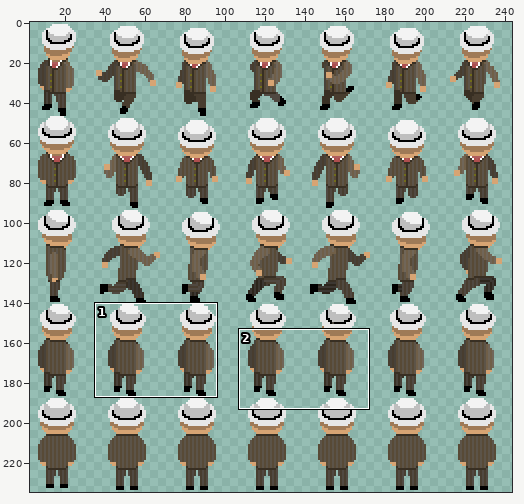
Sprite sheet, stored at resources/images/player_sheet.png. The first picture is a wide view before the edit; the outline marks the close-up.
Close-up. Before the commit:
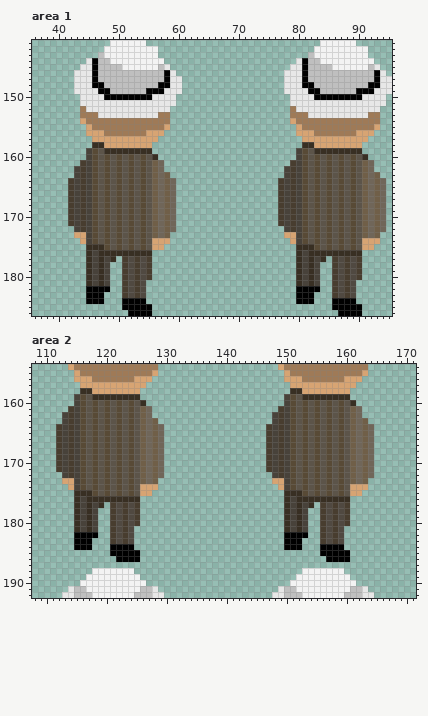
The file is 245x235 pixels. Colours within 5 levels of each other are drawn and written as one. Shown: area 1: x 36..95, y 141..186; area 2: x 108..171, y 154..192. The wide view leaves out empty margins. The commit also changed other parts of the picture, which this record leaves out.
New version:
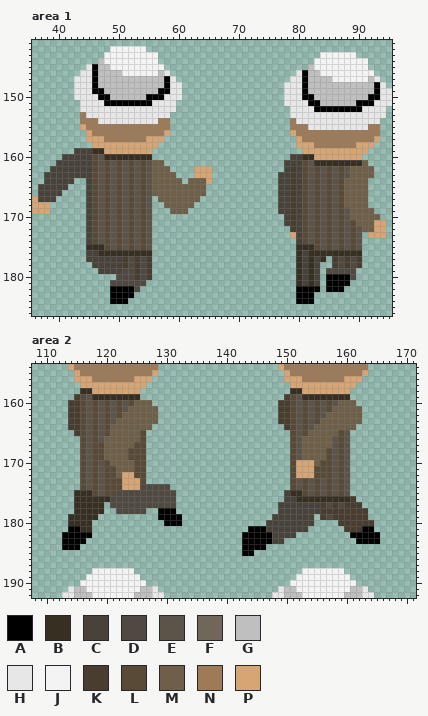
Palette (. is transparent): A #000000  B #382f23  C #48423a  D #504941  E #5c5449  F #706659  G #bfbfbf  H #e7e7e7  J #f3f3f3  K #483d2f  L #584a36  M #705f48  N #9f7a57  P #d7a473
Changes in this commit:
Changed rows in their new state; - is an unchanged pixel.
Area 1:
first column x 36:
141 -------------......-----------------------------......------
142 ------------.------..--------------------------.........----
143 -----------.----------------------------------..------..----
144 ---------..-J--------.----------------------...J--------.---
145 --------.----JJ------J.--------------------...-JJJ------..--
146 -------.-------JJJJJJ-H.------------------..----JJJJJJJJJ..-
147 ------------------------.-----------------.-------JJJJJJ-H..
148 -----------G---------G------------------------G---------G--.
149 ----------A-G------GG-A----------------------AGG------GGGA--
150 -------H---A-GGGGGG-AA--H-----------------H--AAGGGGGGGGGAA-H
151 ------------AAAAAAAA----------------------H---AAGGGGGGAAA--H
152 --------H--------------H-------------------H---AAAAAAAA---H-
153 ---------HH----------HH--------------------HHH----------HHH-
154 --------N--HHHHHHHHHH----------------------NHHHHHHHHHHHHHH--
155 --------PN------------N--------------------NN-HHHHHHHHHH-N--
156 ----------NN-------NNNP--------------------PNNN-------NNNN--
157 ---------P--NNNNNNN--P----------------------PNNNNNNNNNNNNP--
158 ----------PP--------P-----------------------PPPNNNNNNN-PP---
159 -------CC-BBPPPPPPPP------------------------.PPPPPPPPPPP----
160 -----CCCC---BBBBBBBB.----------------------C-BBPPPPPPPP.----
161 ----CCCCC------------M--------------------CC---BBBBBBBB-.---
162 ---CCCC-C------------MM----PPP-----------------------MM-M---
163 --CCCCC-C------------M-M---PPP-----------C-----------MM-M.--
164 --CCCCC..------------M-MM-MMMP-----------C----------MMM-...-
165 -CCCCC...------------M-MMMMMM------------C----------MMM-...-
166 -CCCC-...------------M-MMMMMM------------C----------MMM-...-
167 PCCC--...-----------.M-MMMMM-------------C----------MMM-...-
168 PPP---...-----------..-MMMM--------------C----------MMM-...-
169 PPP---...-----------...MMM---------------C-----------MM-M..-
170 ------...-----------....-----------------.-----------MM-M-.-
171 ------...-----------....-----------------.------------M-MPP-
172 -------..-----------....------------------.-------------MPP-
173 -------..-----------...-------------------.------------.PPP-
174 --------.-----------...--------------------.-----------...--
175 --------------------..---------------------------------..---
176 ---------C--------------------------------------------------
177 ---------C-C-CC---------------------------------------------
178 ---------.-C-CC---------------------------------------------
179 ---------..C-CCD---------------------------------DD-D-.-----
180 ---------....-DD---------------------------------AAAA-.-----
181 ---------....DDD-D-------------------------------AAAA.------
182 ---------....AAAAD.------------------------------AAA..------
183 ---------...-AAAA..-------------------------------....------
184 ---------...-AA-...-------------------------------....------
185 ---------------.....------------------------------.....-----
186 ----------------....-------------------------------....-----
Area 2:
first column x 112:
159 ---K----------------------------------K---------------
160 --KK---------MMM---------------------KK--------MMM----
161 ---K--------MM-MM---------------------K-------MMM-M---
162 -.-K-------MMM-MM-------------------.-K------MMMM-M---
163 -.-K------MMMM-M--------------------.-K-----MMMMM-M.--
164 ..-K-----MMMMM-M..-----------------...K----MMMMMM-...-
165 ...K-----MMMMML...-----------------....---MMMMM--....-
166 ....----MMMMMML...-----------------....--MMMMM---....-
167 ....---LMMMMMLL...-----------------....--MMMMM---....-
168 ....---LMMMM-LL...-----------------....--MMMM----....-
169 ....---LMMMM-LL...-----------------....--MMMM----....-
170 ....-----MMMMLL...-----------------....-PPPML----....-
171 ....-----LMMMLL...-----------------....-PPP-L----....-
172 -...-----LMPPLL...------------------...-PPP-L----....-
173 -...-----L-PPPL..-------------------...----------...--
174 --..-----L-PPPDDDDD------------------..----------...--
175 ---------LDDDDDDDDDD------------------C----------..---
176 ----B----DDDDDDDDDDD------------------C----------K----
177 ----B-B--D-D-DDDDDDD-----------------CC-C-CC-----KK---
178 ----B-BB-.-D-DD--AAA-----------------CC-C-CC-K-K-KKK--
179 --B-B-B--.....---AAAA---------------CCC-C-C----K-KKK--
180 --B-B-.--.....----AAA--------------CCCC-C-C-...K-KKKK-
181 --AAB-.--....-------------------AAACCCC-C---....KKKAA-
182 -AA---.--....------------------AAAAACCCC..--....-AAAAA
183 -AA--.---....------------------AAAAACC...---....--AAAA
184 -AA-..---....------------------AAAA---...---....------
185 ---------.....-----------------AA-----------.....-----
186 ----------....-------------------------------....-----
Changed places in both close-ups, as pixel boxes (x1, y1, x2, y2):
changed: (32, 40, 212, 316)
changed: (278, 40, 392, 316)
changed: (56, 394, 182, 562)
changed: (242, 394, 380, 562)
